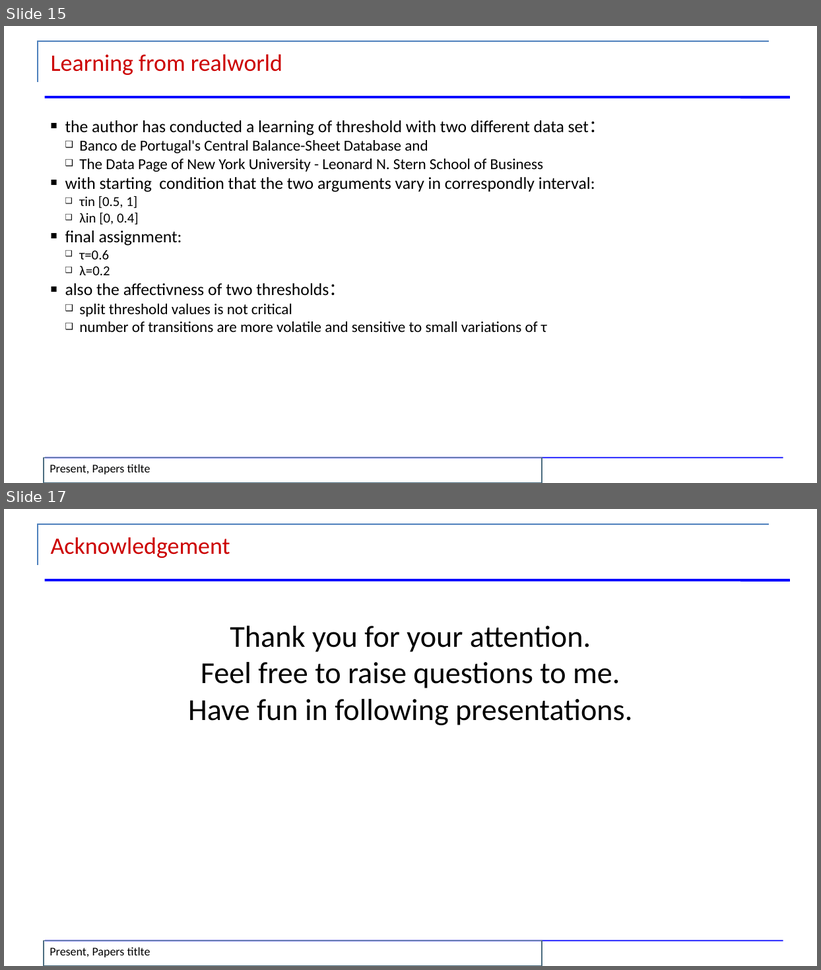
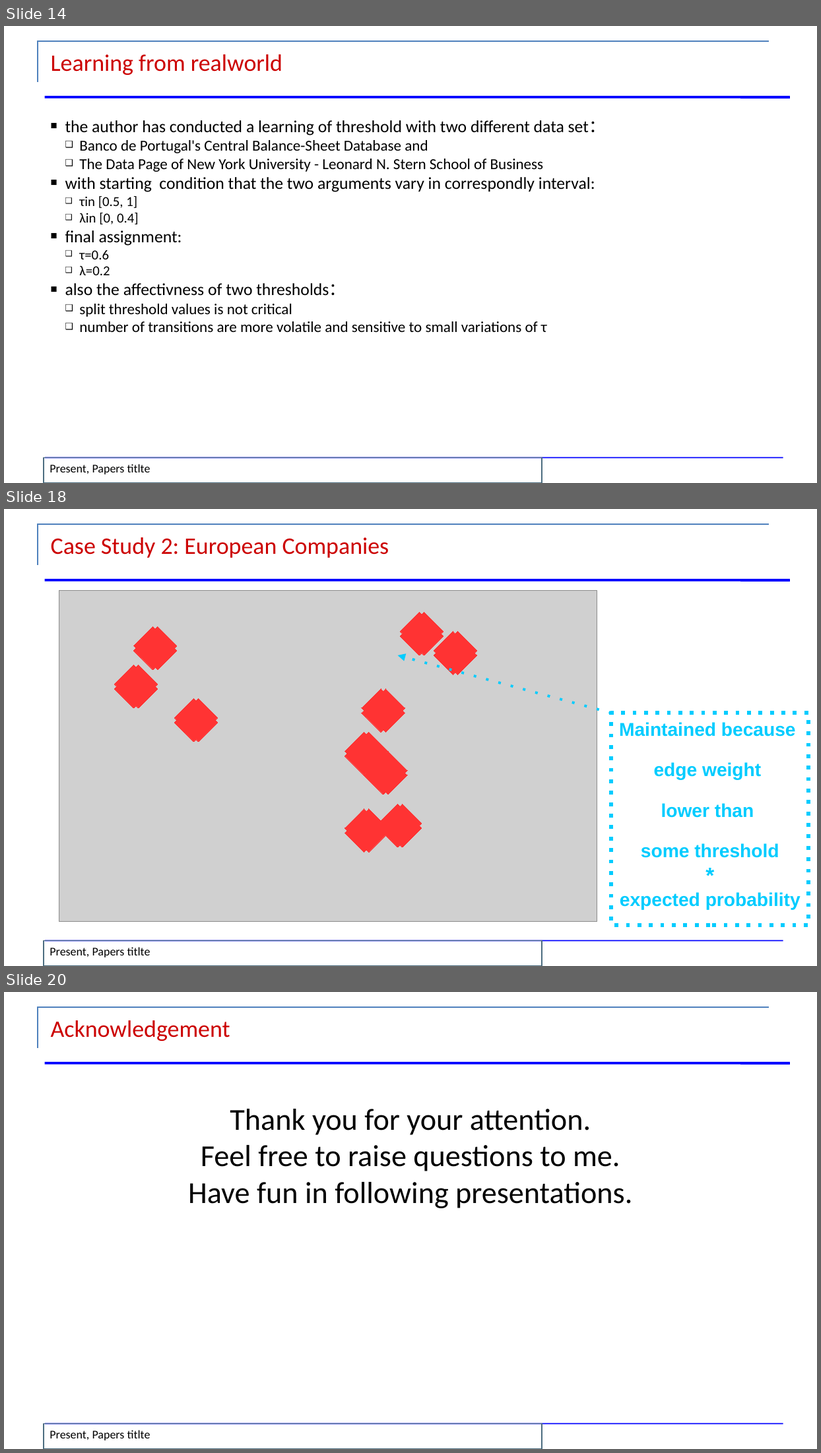
Before and after one commit to JoshuaGhost/Topic_in_Data_Mining, a slide deck: slides/presentation2.pptx. Shown one above the other, each under a label of ours: slides 15 and 17 before the commit, slides 14, 18 and 20 after it; the slides between them are not shown. The pictures are 821x970 and 821x1453 pixels, drawn with LibreOffice and Linux fonts; fonts in the diff are those of the drawing; grey boxes stand for pictures. Boxes give left, top, right and bottom in pixels: in the first picture for what was removed or moved away, otherwise in the second. Text is boxed around its words. In the diff, an @@ line names an element or a change of style, - is before the commit and + after.

Commit message:
add case study to the slide

```diff
--- a/slides/presentation2.pptx
+++ b/slides/presentation2.pptx
@@ slide 18 added at (x1=4, y1=509, x2=817, y2=966), background #FFFFFF; not listed: 3 template elements that a slide beside it also shows @@
@@ text added at (x1=51, y1=537, x2=389, y2=558), 28 pt, text #CC0000 @@
+Case Study 2: European Companies
@@ picture added at (x1=59, y1=591, x2=597, y2=922) @@
@@ plus added at (x1=131, y1=625, x2=180, y2=673), fill #FF3333, outline #FF3333 0.75 pt @@
@@ plus added at (x1=398, y1=610, x2=446, y2=658), fill #FF3333, outline #FF3333 0.75 pt @@
@@ plus added at (x1=431, y1=629, x2=480, y2=677), fill #FF3333, outline #FF3333 0.75 pt @@
@@ plus added at (x1=112, y1=662, x2=160, y2=711), fill #FF3333, outline #FF3333 0.75 pt @@
@@ arrow added from (612, 714) to (398, 656), #00CCFF 3 pt @@
@@ plus added at (x1=359, y1=687, x2=407, y2=735), fill #FF3333, outline #FF3333 0.75 pt @@
@@ plus added at (x1=172, y1=696, x2=220, y2=745), fill #FF3333, outline #FF3333 0.75 pt @@
@@ rectangle added at (x1=612, y1=714, x2=809, y2=925), outline #00CCFF 4.51 pt, 22 pt, text #00CCFF, bold @@
+Maintained because
+edge weight
+lower than
+some threshold
+*
+expected probability
@@ plus added at (x1=343, y1=730, x2=391, y2=778), fill #FF3333, outline #FF3333 0.75 pt @@
@@ plus added at (x1=362, y1=749, x2=410, y2=797), fill #FF3333, outline #FF3333 0.75 pt @@
@@ plus added at (x1=376, y1=802, x2=424, y2=850), fill #FF3333, outline #FF3333 0.75 pt @@
@@ plus added at (x1=343, y1=807, x2=391, y2=855), fill #FF3333, outline #FF3333 0.75 pt @@
@@ rectangle added at (x1=44, y1=941, x2=542, y2=966), outline #4C6D80 1.5 pt, 14 pt, text #000000 @@
+Present, Papers titlte
@@ what was slide 15 is now slide 14 @@
@@ what was slide 17 is now slide 20 @@
```
Also in this commit, not shown: 1 slide changed, 3 other slides added, 1 slide removed, 2 other files.
